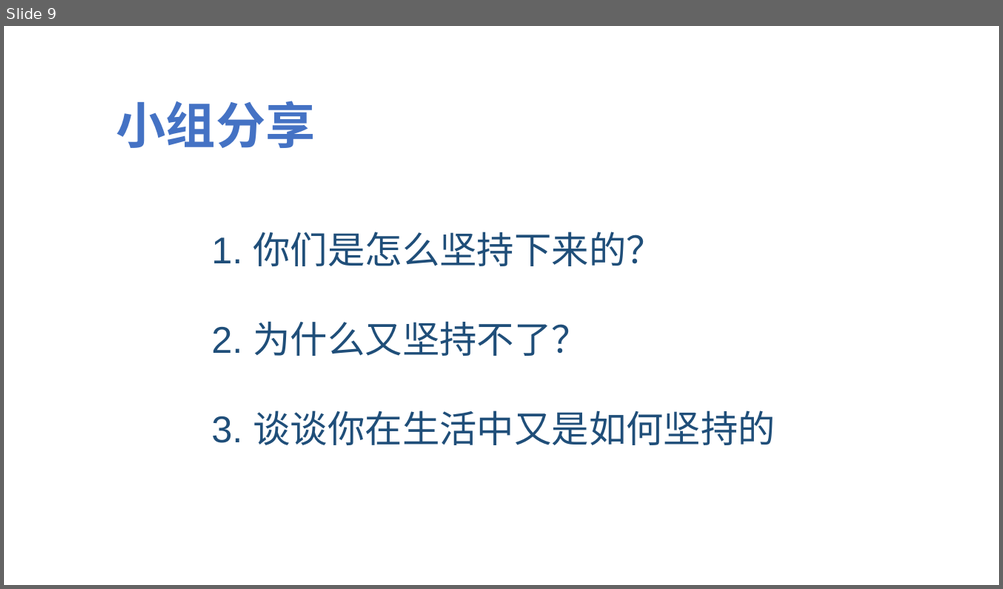
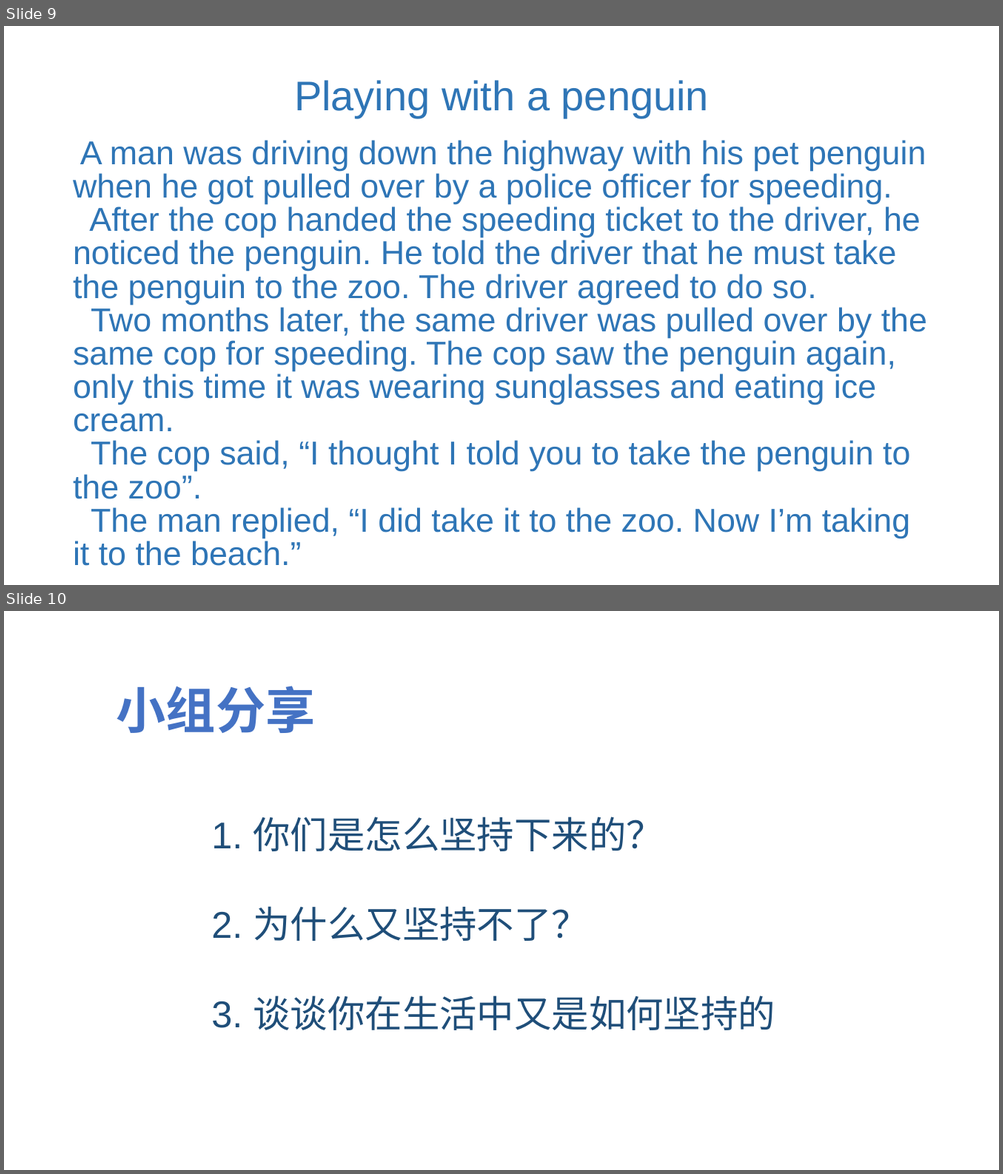
Before and after one commit to jeefies/ppt, a slide deck: 坚持.pptx. Shown one above the other, each under a label of ours: slide 9 before the commit, slides 9 and 10 after it. The pictures are 1003x589 and 1003x1174 pixels, drawn with LibreOffice and Linux fonts; fonts in the diff are those of the drawing. Boxes give left, top, right and bottom in pixels: in the first picture for what was removed or moved away, otherwise in the second. Text is boxed around its words. In the diff, an @@ line names an element or a change of style, - is before the commit and + after.

```diff
--- a/坚持.pptx
+++ b/坚持.pptx
@@ slide 9 added at [4,26,999,585], background #FFFFFF @@
@@ text added at [73,80,927,566], 32 pt, text #2E75B6 @@
+Playing with a penguin
+A man was driving down the highway with his pet penguin when he got pulled over by a police officer for speeding.
+After the cop handed the speeding ticket to the driver, he noticed the penguin. He told the driver that he must take the penguin to the zoo. The driver agreed to do so.
+Two months later, the same driver was pulled over by the same cop for speeding. The cop saw the penguin again, only this time it was wearing sunglasses and eating ice cream.
+The cop said, “I thought I told you to take the penguin to the zoo”.
+The man replied, “I did take it to the zoo. Now I’m taking it to the beach.”
@@ what was slide 9 is now slide 10 @@
```
Also in this commit, not shown: 3 slides changed, 1 slide removed.
